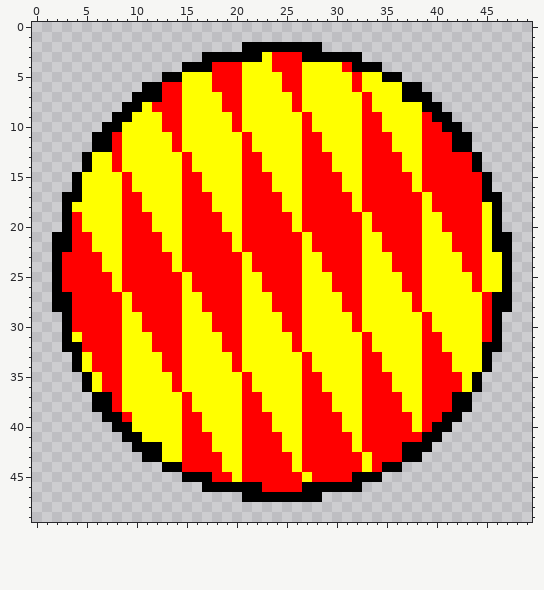
A pixel-art sprite gets an edit: fm-app/FM/Images/Crests/CircleBavaria.png. Above: the version before the commit.
The file is 50x50 pixels.
After:
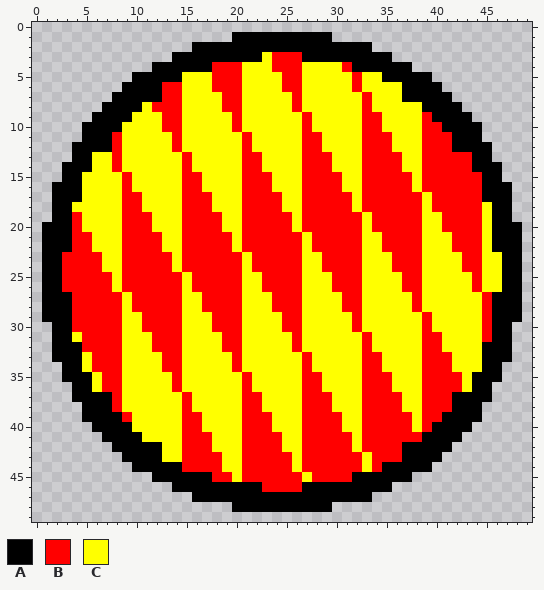
Palette (. is transparent): A #000000  B #ff0000  C #ffff00
Log entry: Added new eyes and changed border of circle crests
Edits made:
The edit adds colour A in row 1 at x 20 to 29; in row 2 at x 16 to 20 and 29 to 33; in row 3 at x 14 to 16 and 33 to 35; in row 4 at x 12 to 14 and 35 to 37; in row 5 at x 10 to 12 and 37 to 39; in row 6 at x 9 to 10 and 39 to 40.
The edit adds colour A in row 7 at x 8 to 9 and 40 to 41; in row 8 at x 7 to 8 and 41 to 42; in row 9 at x 6 to 7 and 42 to 43; in row 10 at x 5 to 6 and 43 to 44; in row 11 at x 5 and 44; in row 12 at x 4 to 5 and 44 to 45.
The edit adds colour A in row 13 at x 4 and 45; in row 14 at x 3 to 4 and 45 to 46; in row 15 at x 3 and 46; in row 16 at x 2 to 3 and 46 to 47; in rows 17 to 19 at x 2 and 47; in row 20 at x 1 to 2 and 47 to 48.
The edit adds colour A in rows 21 to 28 at x 1 and 48; in row 29 at x 1 to 2 and 47 to 48; in rows 30 to 32 at x 2 and 47; in row 33 at x 2 to 3 and 46 to 47; in row 34 at x 3 and 46; in row 35 at x 3 to 4 and 45 to 46.
The edit adds colour A in row 36 at x 4 and 45; in row 37 at x 4 to 5 and 44 to 45; in row 38 at x 5 and 44; in row 39 at x 5 to 6 and 43 to 44; in row 40 at x 6 to 7 and 42 to 43; in row 41 at x 7 to 8 and 41 to 42.
The edit adds colour A in row 42 at x 8 to 9 and 40 to 41; in row 43 at x 9 to 10 and 39 to 40; in row 44 at x 10 to 12 and 37 to 39; in row 45 at x 12 to 14 and 35 to 37; in row 46 at x 14 to 16 and 33 to 35; in row 47 at x 16 to 20 and 29 to 33.
The edit adds colour A in row 48 at x 20 to 29.
